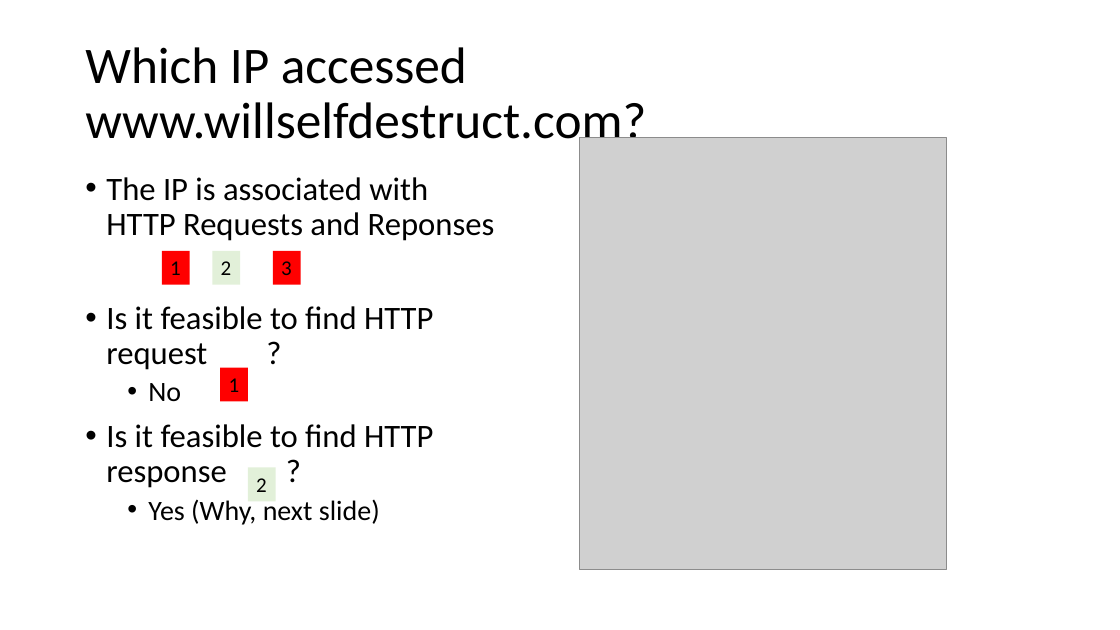
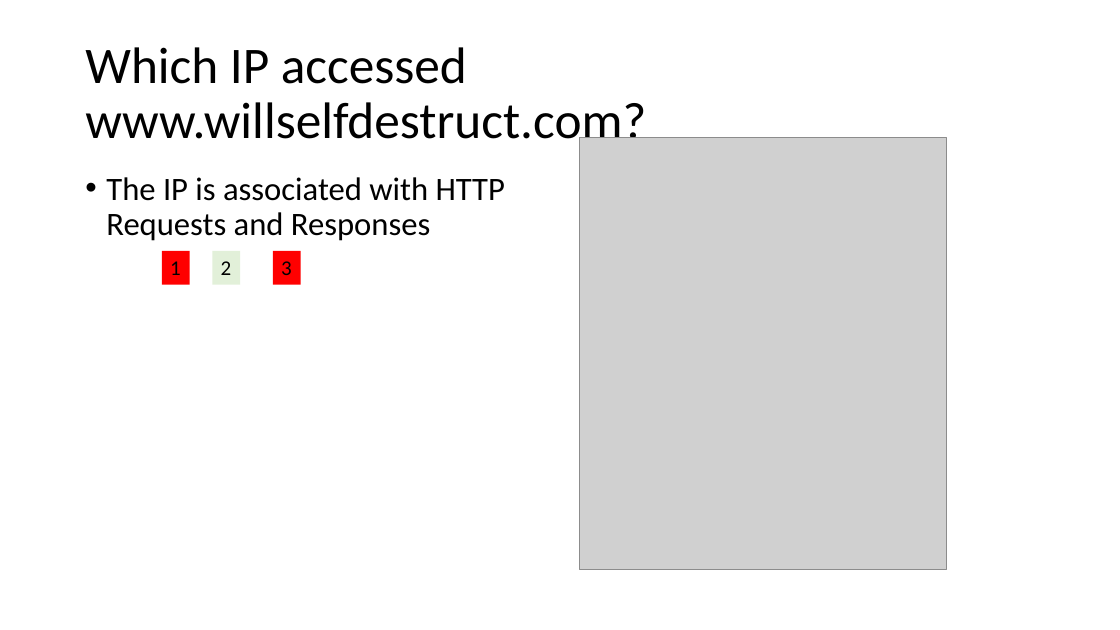
Before and after one commit to frankwxu/digital-forensics-lab, a slide deck: slide 18 of Email_Harassment/0_Investigate_Harassment_Email_Wireshark.pptx (slide 12 before the commit). Drawn at 1120x630 pixels with LibreOffice and Linux fonts; fonts in the diff are those of the drawing; grey boxes stand for pictures; background and template pictures are left out. Boxes give left, top, right and bottom in pixels: in the first picture for what was removed or moved away, otherwise in the second. Text is boxed around its words. In the diff, an @@ line names an element or a change of style, - is before the commit and + after.

```diff
--- a/Email_Harassment/0_Investigate_Harassment_Email_Wireshark.pptx
+++ b/Email_Harassment/0_Investigate_Harassment_Email_Wireshark.pptx
@@ text at (x1=106, y1=177, x2=505, y2=241): text changed @@
-• The IP is associated with HTTP Requests and Reponses
-• Is it feasible to find HTTP request ?
-  • No
-• Is it feasible to find HTTP response ?
-  • Yes (Why, next slide)
+• The IP is associated with HTTP Requests and Responses
@@ rectangle removed at (x1=220, y1=368, x2=248, y2=402) @@
-1
@@ rectangle removed at (x1=248, y1=468, x2=276, y2=502) @@
-2
```
Also in this commit, not shown: 9 other slides changed, 10 slides added, 2 slides removed, 4 other files.
